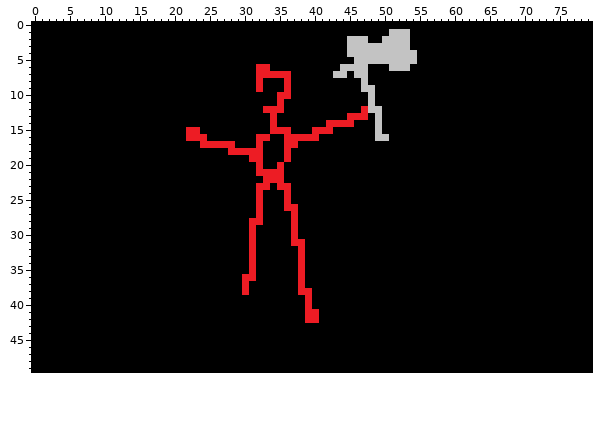
Edited in one commit: sprite sheet (data/units/warrior/image.png). Above is the file before it was changed.
The file is 80x50 pixels.
Now the later version:
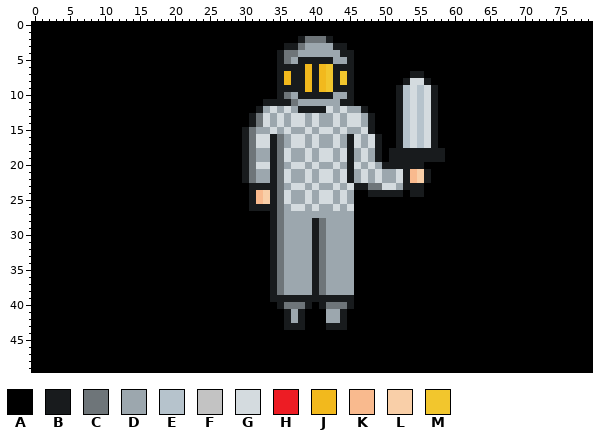
Palette (. is transparent): A #000000  B #181b1d  C #6e7579  D #9ca7ae  E #b6c3cc  F #c3c3c3  G #d4dbdf  H #ed1c24  J #f2b91d  K #f9ba8e  L #f9cfa8  M #f2c62d
Change:
@@ x 20..60 @@
  0 AAAAAAAAAAAAAAAAAAAAAAAAAAAAAAAAAAAAAAAAA
- 1 AAAAAAAAAAAAAAAAAAAAAAAAAAAAAAAFFFAAAAAAA
- 2 AAAAAAAAAAAAAAAAAAAAAAAAAFFFAAFFFFAAAAAAA
- 3 AAAAAAAAAAAAAAAAAAAAAAAAAFFFFFFFFFAAAAAAA
- 4 AAAAAAAAAAAAAAAAAAAAAAAAAFFFFFFFFFFAAAAAA
- 5 AAAAAAAAAAAAAAAAAAAAAAAAAAFFFFFFFFFAAAAAA
- 6 AAAAAAAAAAAAHHAAAAAAAAAAFFFFAAAFFFAAAAAAA
- 7 AAAAAAAAAAAAHHHHHAAAAAAFFAFFAAAAAAAAAAAAA
- 8 AAAAAAAAAAAAHAAAHAAAAAAAAAAFAAAAAAAAAAAAA
- 9 AAAAAAAAAAAAHAAAHAAAAAAAAAAFFAAAAAAAAAAAA
-10 AAAAAAAAAAAAAAAHHAAAAAAAAAAAFAAAAAAAAAAAA
-11 AAAAAAAAAAAAAAAHAAAAAAAAAAAAFAAAAAAAAAAAA
-12 AAAAAAAAAAAAAHHHAAAAAAAAAAAHFFAAAAAAAAAAA
-13 AAAAAAAAAAAAAAHAAAAAAAAAAHHHAFAAAAAAAAAAA
-14 AAAAAAAAAAAAAAHAAAAAAAHHHHAAAFAAAAAAAAAAA
-15 AAHHAAAAAAAAAAHHHAAAHHHAAAAAAFAAAAAAAAAAA
-16 AAHHHAAAAAAAHHAAHHHHHAAAAAAAAFFAAAAAAAAAA
-17 AAAAHHHHHAAAHAAAHHAAAAAAAAAAAAAAAAAAAAAAA
-18 AAAAAAAAHHHHHAAAHAAAAAAAAAAAAAAAAAAAAAAAA
-19 AAAAAAAAAAAHHAAAHAAAAAAAAAAAAAAAAAAAAAAAA
-20 AAAAAAAAAAAAHAAHAAAAAAAAAAAAAAAAAAAAAAAAA
-21 AAAAAAAAAAAAHHHHAAAAAAAAAAAAAAAAAAAAAAAAA
-22 AAAAAAAAAAAAAHHHAAAAAAAAAAAAAAAAAAAAAAAAA
-23 AAAAAAAAAAAAHHAHHAAAAAAAAAAAAAAAAAAAAAAAA
-24 AAAAAAAAAAAAHAAAHAAAAAAAAAAAAAAAAAAAAAAAA
-25 AAAAAAAAAAAAHAAAHAAAAAAAAAAAAAAAAAAAAAAAA
-26 AAAAAAAAAAAAHAAAHHAAAAAAAAAAAAAAAAAAAAAAA
-27 AAAAAAAAAAAAHAAAAHAAAAAAAAAAAAAAAAAAAAAAA
-28 AAAAAAAAAAAHHAAAAHAAAAAAAAAAAAAAAAAAAAAAA
-29 AAAAAAAAAAAHAAAAAHAAAAAAAAAAAAAAAAAAAAAAA
-30 AAAAAAAAAAAHAAAAAHAAAAAAAAAAAAAAAAAAAAAAA
-31 AAAAAAAAAAAHAAAAAHHAAAAAAAAAAAAAAAAAAAAAA
-32 AAAAAAAAAAAHAAAAAAHAAAAAAAAAAAAAAAAAAAAAA
-33 AAAAAAAAAAAHAAAAAAHAAAAAAAAAAAAAAAAAAAAAA
-34 AAAAAAAAAAAHAAAAAAHAAAAAAAAAAAAAAAAAAAAAA
-35 AAAAAAAAAAAHAAAAAAHAAAAAAAAAAAAAAAAAAAAAA
-36 AAAAAAAAAAHHAAAAAAHAAAAAAAAAAAAAAAAAAAAAA
-37 AAAAAAAAAAHAAAAAAAHAAAAAAAAAAAAAAAAAAAAAA
-38 AAAAAAAAAAHAAAAAAAHHAAAAAAAAAAAAAAAAAAAAA
-39 AAAAAAAAAAAAAAAAAAAHAAAAAAAAAAAAAAAAAAAAA
-40 AAAAAAAAAAAAAAAAAAAHAAAAAAAAAAAAAAAAAAAAA
-41 AAAAAAAAAAAAAAAAAAAHHAAAAAAAAAAAAAAAAAAAA
-42 AAAAAAAAAAAAAAAAAAAHHAAAAAAAAAAAAAAAAAAAA
-43 AAAAAAAAAAAAAAAAAAAAAAAAAAAAAAAAAAAAAAAAA
+ 1 AAAAAAAAAAAAAAAAAAAAAAAAAAAAAAAAAAAAAAAAA
+ 2 AAAAAAAAAAAAAAAAAABCCCBAAAAAAAAAAAAAAAAAA
+ 3 AAAAAAAAAAAAAAAABBCDDDDBBAAAAAAAAAAAAAAAA
+ 4 AAAAAAAAAAAAAAABCCDDDDDDBBAAAAAAAAAAAAAAA
+ 5 AAAAAAAAAAAAAAABCDBBBBBDDBAAAAAAAAAAAAAAA
+ 6 AAAAAAAAAAAAAAABBBBJBJMBBBAAAAAAAAAAAAAAA
+ 7 AAAAAAAAAAAAAAABJBBJBJMBMBAAAAAAAABBAAAAA
+ 8 AAAAAAAAAAAAAAABJBBJBJMBMBAAAAAAABGGBAAAA
+ 9 AAAAAAAAAAAAAAABBBBJBJMBBBAAAAAABEGEGBAAA
+10 AAAAAAAAAAAAAAABCDBBBBBDDBAAAAAABEGEGBAAA
+11 AAAAAAAAAAAAABBBBCDDDDDDBBAAAAAABEGEGBAAA
+12 AAAAAAAAAAAABDGDGDBBBBGDGDDBAAAABEGEGBAAA
+13 AAAAAAAAAAABCGDGDGGDGDDGDGGDBAAABEGEGBAAA
+14 AAAAAAAAAAABCGDGDGGDGDDGDGGDBAAABEGEGBAAA
+15 AAAAAAAAAABCDDGDGDDGDGGDGDDGBAAABEGEGBAAA
+16 AAAAAAAAAABCGGBCDGGDGDDGDBGDGBAABEGEGBAAA
+17 AAAAAAAAAABCGGBCDGGDGDDGDBGDGBAABEGEGBAAA
+18 AAAAAAAAAABCDDBCGDDGDGGDGBDGDBABBBBBBBBAA
+19 AAAAAAAAAABCDDBCGDDGDGGDGBDGDBABBBBBBBBAA
+20 AAAAAAAAAABCGGBCDGGDGDDGDBGDGDBBBBBBAAAAA
+21 AAAAAAAAAABCDDBCGDDGDGGDGBDGDGDDGBKLBAAAA
+22 AAAAAAAAAABCDDBCGDDGDGGDGBDGDGDDGBKLBAAAA
+23 AAAAAAAAAAABBBBCDGGDGDDGDGBBCCGGDBBBAAAAA
+24 AAAAAAAAAAABKLBCGDDGDGGDGDAABBBBBABBAAAAA
+25 AAAAAAAAAAABKLBCGDDGDGGDGDAAAAAAAAAAAAAAA
+26 AAAAAAAAAAABBBBCDGGDGDDGDGAAAAAAAAAAAAAAA
+27 AAAAAAAAAAAAAABCDDDDDDDDDDAAAAAAAAAAAAAAA
+28 AAAAAAAAAAAAAABCDDDDBCDDDDAAAAAAAAAAAAAAA
+29 AAAAAAAAAAAAAABCDDDDBCDDDDAAAAAAAAAAAAAAA
+30 AAAAAAAAAAAAAABCDDDDBCDDDDAAAAAAAAAAAAAAA
+31 AAAAAAAAAAAAAABCDDDDBCDDDDAAAAAAAAAAAAAAA
+32 AAAAAAAAAAAAAABCDDDDBCDDDDAAAAAAAAAAAAAAA
+33 AAAAAAAAAAAAAABCDDDDBCDDDDAAAAAAAAAAAAAAA
+34 AAAAAAAAAAAAAABCDDDDBCDDDDAAAAAAAAAAAAAAA
+35 AAAAAAAAAAAAAABCDDDDBCDDDDAAAAAAAAAAAAAAA
+36 AAAAAAAAAAAAAABCDDDDBCDDDDAAAAAAAAAAAAAAA
+37 AAAAAAAAAAAAAABCDDDDBCDDDDAAAAAAAAAAAAAAA
+38 AAAAAAAAAAAAAABCDDDDBCDDDDAAAAAAAAAAAAAAA
+39 AAAAAAAAAAAAAABBBBBBBBBBBBAAAAAAAAAAAAAAA
+40 AAAAAAAAAAAAAAABCCCBABCCCBAAAAAAAAAAAAAAA
+41 AAAAAAAAAAAAAAAABDBAAADDBAAAAAAAAAAAAAAAA
+42 AAAAAAAAAAAAAAAABDBAAADDBAAAAAAAAAAAAAAAA
+43 AAAAAAAAAAAAAAAABBBAAABBBAAAAAAAAAAAAAAAA
 44 AAAAAAAAAAAAAAAAAAAAAAAAAAAAAAAAAAAAAAAAA
Boxes around the changes in both pictures, in picture pixels (x1, y1, x2, y2):
changed: (186, 29, 445, 330)
